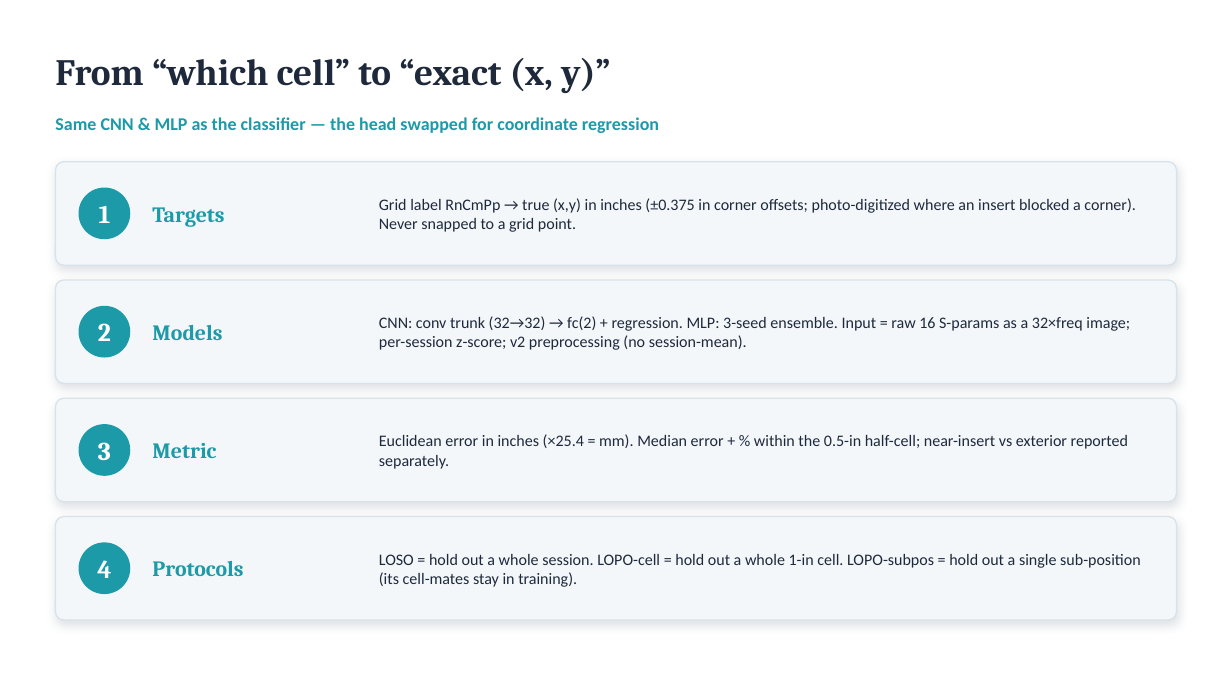
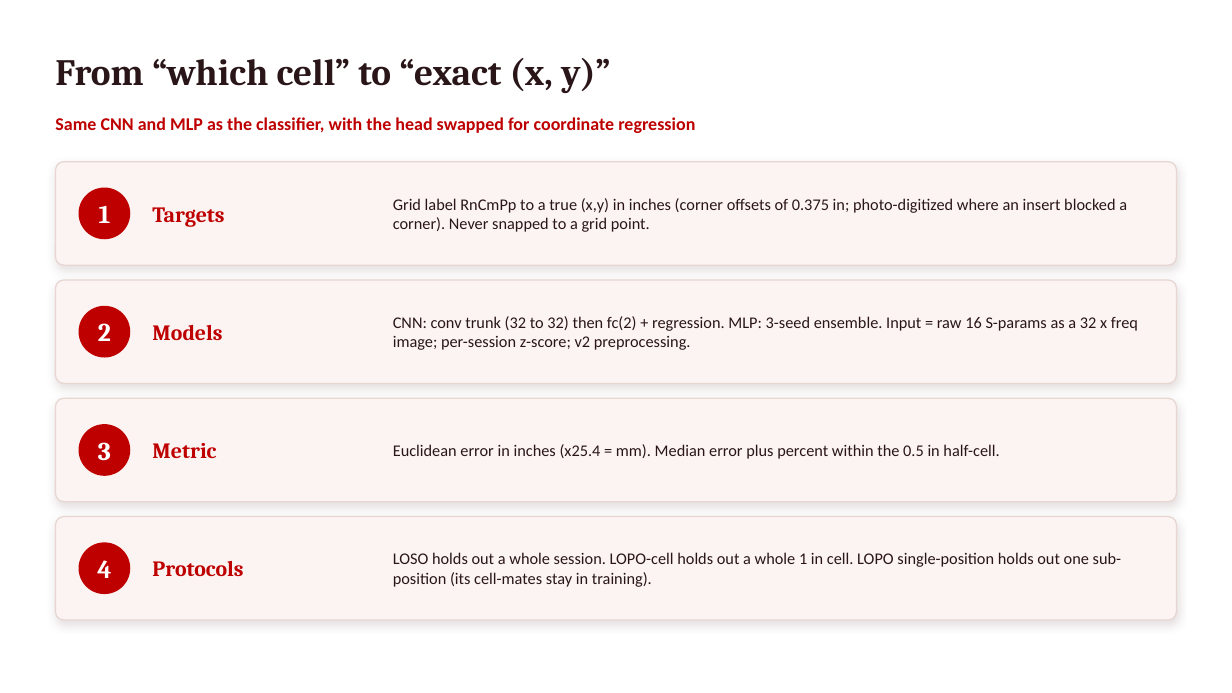
Before and after one commit to pmart1534/microwave-phantom-localization-cnn-mlp, a slide deck: slide 3 of regression_deck/Deck1_Measured_Regression.pptx. Drawn at 1232x693 pixels with LibreOffice and Linux fonts; fonts in the diff are those of the drawing. Boxes give left, top, right and bottom in pixels: in the first picture for what was removed or moved away, otherwise in the second. Text is boxed around its words. In the diff, an @@ line names an element or a change of style, - is before the commit and + after.

```diff
--- a/regression_deck/Deck1_Measured_Regression.pptx
+++ b/regression_deck/Deck1_Measured_Regression.pptx
@@ text "From “which cell” to “exact ..." at <box>55,58,610,93</box>: text colour #1E293B to #2A1618 @@
@@ text at <box>55,117,695,133</box>: text changed; text colour #1C9AA8 to #BE0000 @@
-Same CNN & MLP as the classifier — the head swapped for coordinate regression
+Same CNN and MLP as the classifier, with the head swapped for coordinate regression
@@ text at <box>393,198,1127,232</box>: text changed; size 12.5 to 12.7 pt; text colour #1E293B to #2A1618 @@
-Grid label RnCmPp → true (x,y) in inches (±0.375 in corner offsets; photo-digitized where an insert blocked a corner). Never snapped to a grid point.
+Grid label RnCmPp to a true (x,y) in inches (corner offsets of 0.375 in; photo-digitized where an insert blocked a corner). Never snapped to a grid point.
@@ text at <box>393,316,1138,350</box>: text changed; size 12.5 to 12.7 pt; text colour #1E293B to #2A1618 @@
-CNN: conv trunk (32→32) → fc(2) + regression. MLP: 3-seed ensemble. Input = raw 16 S-params as a 32×freq image; per-session z-score; v2 preprocessing (no session-mean).
+CNN: conv trunk (32 to 32) then fc(2) + regression. MLP: 3-seed ensemble. Input = raw 16 S-params as a 32 x freq image; per-session z-score; v2 preprocessing.
@@ text at <box>393,444,999,459</box>: text changed; size 12.5 to 12.7 pt; text colour #1E293B to #2A1618 @@
-Euclidean error in inches (×25.4 = mm). Median error + % within the 0.5-in half-cell; near-insert vs exterior reported separately.
+Euclidean error in inches (x25.4 = mm). Median error plus percent within the 0.5 in half-cell.
@@ fill #F3F7FA to #FBF4F2; outline #D8E2EA 1 pt to #E7D6D1 1 pt; shadow changed in 4 elements at <box>55,162,1177,265</box>, <box>55,280,1177,384</box>, <box>55,398,1177,502</box>, <box>55,517,1177,620</box> @@
@@ text colour #1C9AA8 to #BE0000 in 4 elements at <box>152,325,222,340</box>, <box>152,207,224,227</box>, <box>152,443,216,458</box>, <box>152,561,243,576</box> @@
@@ fill #1C9AA8 to #BE0000 in 4 elements at <box>79,188,130,239</box>, <box>79,306,130,358</box>, <box>79,424,130,476</box>, <box>79,543,130,594</box> @@
@@ text at <box>393,552,1122,587</box>: text changed; size 12.5 to 12.7 pt; text colour #1E293B to #2A1618 @@
-LOSO = hold out a whole session. LOPO-cell = hold out a whole 1-in cell. LOPO-subpos = hold out a single sub-position (its cell-mates stay in training).
+LOSO holds out a whole session. LOPO-cell holds out a whole 1 in cell. LOPO single-position holds out one sub-position (its cell-mates stay in training).
```
Also in this commit, not shown: 10 other slides changed, 2 slides added, 12 other files.
